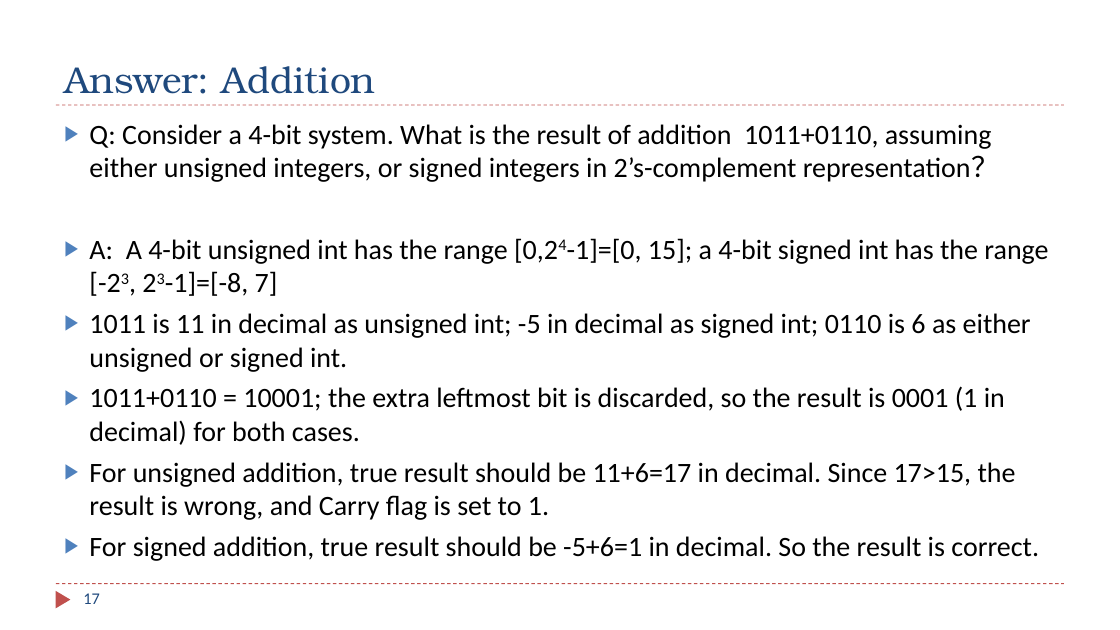
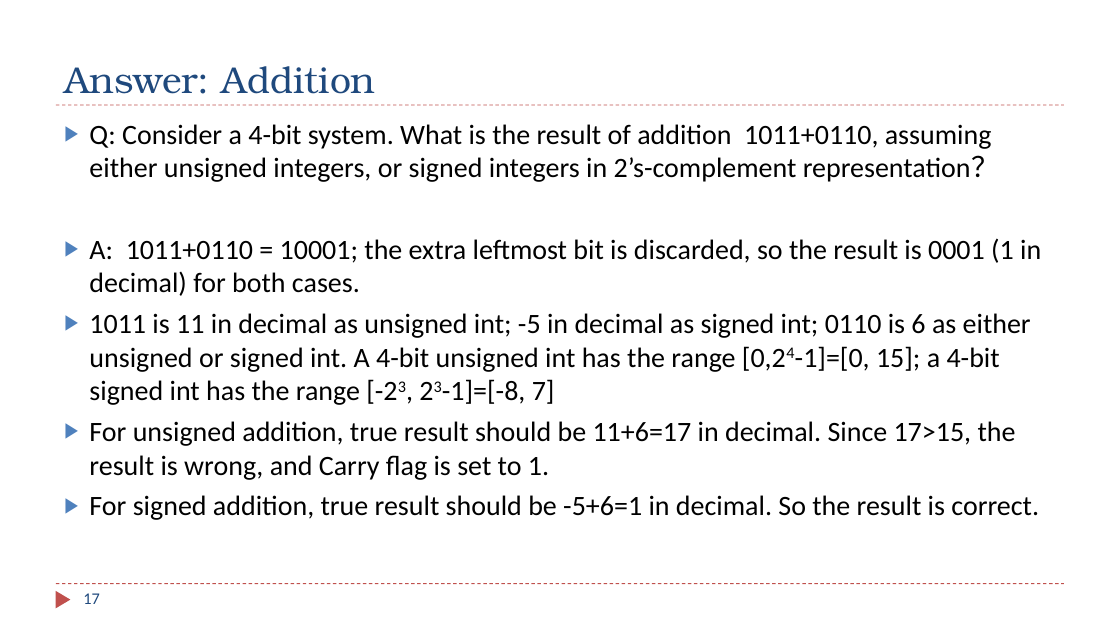
Before and after one commit to guhofstra/CSC111Sp26, a slide deck: slide 17 of PPTs/Ch2_Data_Representation_Exercises ANS.pptx. Drawn at 1120x630 pixels with LibreOffice and Linux fonts; fonts in the diff are those of the drawing. Boxes give left, top, right and bottom in pixels: in the first picture for what was removed or moved away, otherwise in the second. Text is boxed around its words. In the diff, an @@ line names an element or a change of style, - is before the commit and + after.

```diff
--- a/PPTs/Ch2_Data_Representation_Exercises ANS.pptx
+++ b/PPTs/Ch2_Data_Representation_Exercises ANS.pptx
@@ text at box(89, 238, 1041, 405): text changed @@
-▶ A: A 4-bit unsigned int has the range [0,24-1]=[0, 15]; a 4-bit signed int has the range [-23, 23-1]=[-8, 7]
-▶ 1011 is 11 in decimal as unsigned int; -5 in decimal as signed int; 0110 is 6 as either unsigned or signed int.
-▶ 1011+0110 = 10001; the extra leftmost bit is discarded, so the result is 0001 (1 in decimal) for both cases.
+▶ A: 1011+0110 = 10001; the extra leftmost bit is discarded, so the result is 0001 (1 in decimal) for both cases.
+▶ 1011 is 11 in decimal as unsigned int; -5 in decimal as signed int; 0110 is 6 as either unsigned or signed int. A 4-bit unsigned int has the range [0,24-1]=[0, 15]; a 4-bit signed int has the range [-23, 23-1]=[-8, 7]
```
Also in this commit, not shown: 9 other slides changed, 21 other files.
